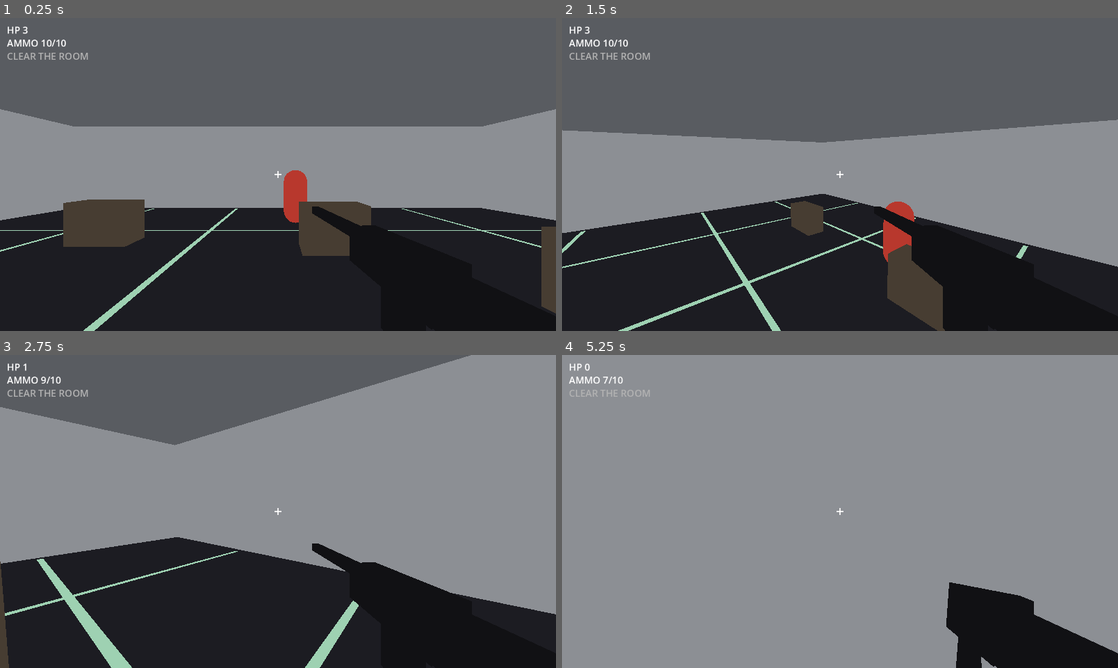
Above: before the commit, frames 1-4 (two rows, left to right).
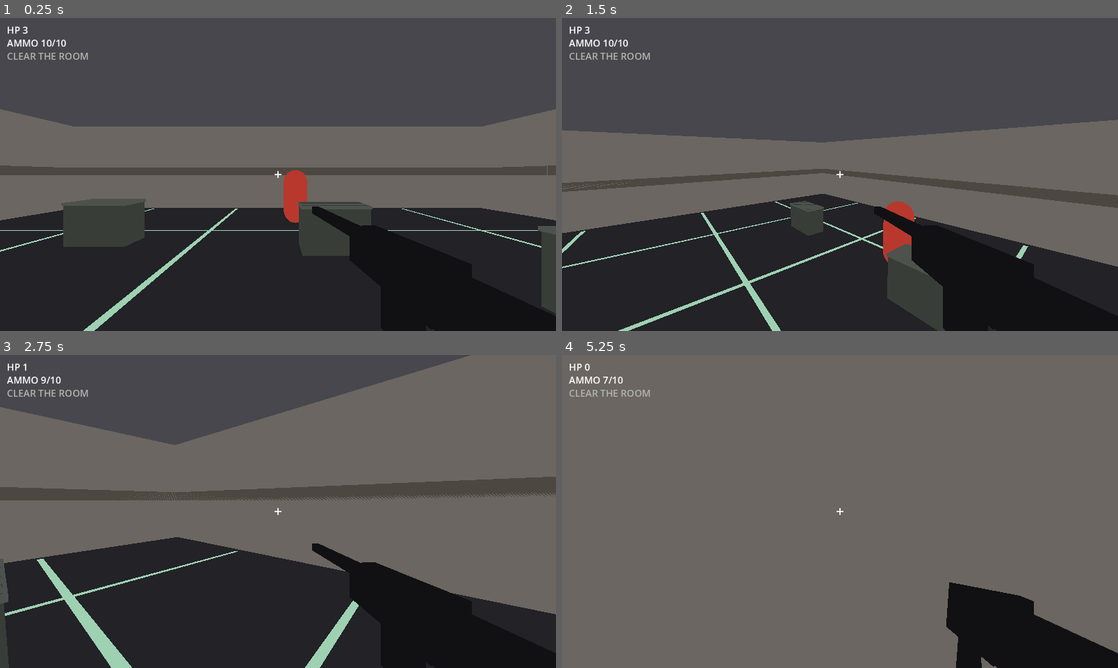
Above: after the commit, the same moments.

Repository: zachmofo/fps-studio
Game: Godot game, scene res://scenes/main.tscn
Two runs of this game, one before a commit and one after it. Both use one fixed random seed, a clock stepped at 60 frames per second and the inputs below.
Inputs (mouse positions are in pixels of both pictures, inside the frame that each line leads up to):
- Up to frame 1 (0.25 s): no input
- Up to frame 2 (1.5 s): move the mouse to (962, 158) at 0.52 s; press the mouse at (962, 158) at 0.53 s; hold D (move_right) 0.53-1.28 s; tap Space (jump) at 0.77 s; move the mouse to (812, 174) at 1.27 s; release the mouse at (812, 174) at 1.28 s; hold W (move_forward) from 1.28 s (still down); tap Shift (sprint) at 1.35 s
- Up to frame 3 (2.75 s): keep holding W (move_forward); tap Space (jump) at 1.52 s; move the mouse to (289, 505) at 2.02 s; press the mouse at (289, 505) at 2.03 s
- Up to frame 4 (5.25 s): keep holding W (move_forward); move the mouse to (834, 517) at 2.77 s; release the mouse at (834, 517) at 2.78 s; tap Shift (sprint) at 2.85, 4.35 s; tap Space (jump) at 3.02, 3.77, 4.52 s; move the mouse to (878, 514) at 3.52 s; press the mouse at (878, 514) at 3.53 s; move the mouse to (795, 508) at 4.27 s; release the mouse at (795, 508) at 4.28 s; move the mouse to (845, 511) at 5.02 s; press the mouse at (845, 511) at 5.03 s

The runs differ from the first frame. In frame 1, 27% of the frame differs, in the area x 0-100%, y 29-70%; in frame 2, 29%; in frame 3, 52%; in frame 4, 95%, in the area x 0-100%, y 0-100%.

Commit message:
I-11 materials: Pike concrete/metal lock, unlit only, same fight

Diff:
--- a/project.godot
+++ b/project.godot
@@ -11,7 +11,7 @@
 [application]
 
 config/name="Iron Saint"
-config/description="FPS Studio Iron Saint I-10: fluorescent killing floor."
+config/description="FPS Studio Iron Saint I-11: concrete room, metal crates."
 run/main_scene="res://scenes/main.tscn"
 config/features=PackedStringArray("4.3", "GL Compatibility")
 config/icon="res://icon.svg"
--- a/scenes/main.tscn
+++ b/scenes/main.tscn
@@ -8,12 +8,12 @@
 background_mode = 1
 background_color = Color(0.08, 0.08, 0.1, 1)
 ambient_light_source = 2
-ambient_light_color = Color(1, 1, 1, 1)
-ambient_light_energy = 1.0
+ambient_light_color = Color(0.85, 0.9, 0.88, 1)
+ambient_light_energy = 1.15
 
 [sub_resource type="StandardMaterial3D" id="Mat_floor"]
 shading_mode = 0
-albedo_color = Color(0.12, 0.12, 0.14, 1)
+albedo_color = Color(0.14, 0.14, 0.16, 1)
 
 [sub_resource type="BoxMesh" id="BoxMesh_floor"]
 material = SubResource("Mat_floor")
@@ -24,7 +24,7 @@
 
 [sub_resource type="StandardMaterial3D" id="Mat_wall"]
 shading_mode = 0
-albedo_color = Color(0.55, 0.56, 0.58, 1)
+albedo_color = Color(0.42, 0.40, 0.38, 1)
 
 [sub_resource type="BoxMesh" id="BoxMesh_wall_ns"]
 material = SubResource("Mat_wall")
@@ -40,9 +40,21 @@
 [sub_resource type="BoxShape3D" id="BoxShape3D_wall_ew"]
 size = Vector3(0.2, 4, 20)
 
+[sub_resource type="StandardMaterial3D" id="Mat_scuff"]
+shading_mode = 0
+albedo_color = Color(0.30, 0.28, 0.26, 1)
+
+[sub_resource type="BoxMesh" id="BoxMesh_scuff_ns"]
+material = SubResource("Mat_scuff")
+size = Vector3(20.0, 0.35, 0.04)
+
+[sub_resource type="BoxMesh" id="BoxMesh_scuff_ew"]
+material = SubResource("Mat_scuff")
+size = Vector3(0.04, 0.35, 20.0)
+
 [sub_resource type="StandardMaterial3D" id="Mat_ceiling"]
 shading_mode = 0
-albedo_color = Color(0.35, 0.36, 0.38, 1)
+albedo_color = Color(0.28, 0.28, 0.30, 1)
 
 [sub_resource type="BoxMesh" id="BoxMesh_ceiling"]
 material = SubResource("Mat_ceiling")
@@ -61,7 +73,7 @@
 
 [sub_resource type="StandardMaterial3D" id="Mat_cover"]
 shading_mode = 0
-albedo_color = Color(0.28, 0.24, 0.20, 1)
+albedo_color = Color(0.22, 0.24, 0.22, 1)
 
 [sub_resource type="BoxMesh" id="BoxMesh_cover"]
 material = SubResource("Mat_cover")
@@ -70,6 +82,14 @@
 [sub_resource type="BoxShape3D" id="BoxShape3D_cover"]
 size = Vector3(1.4, 1.0, 0.7)
 
+[sub_resource type="StandardMaterial3D" id="Mat_cover_edge"]
+shading_mode = 0
+albedo_color = Color(0.30, 0.32, 0.30, 1)
+
+[sub_resource type="BoxMesh" id="BoxMesh_cover_edge"]
+material = SubResource("Mat_cover_edge")
+size = Vector3(1.44, 0.06, 0.74)
+
 [sub_resource type="StandardMaterial3D" id="Mat_strip"]
 shading_mode = 0
 albedo_color = Color(0.62, 0.82, 0.70, 1)
@@ -146,6 +166,11 @@
 [node name="CollisionShape3D" type="CollisionShape3D" parent="WallNorth"]
 shape = SubResource("BoxShape3D_wall_ns")
 
+[node name="Scuff" type="MeshInstance3D" parent="WallNorth"]
+transform = Transform3D(1, 0, 0, 0, 1, 0, 0, 0, 1, 0, -0.2, 0.08)
+cast_shadow = 0
+mesh = SubResource("BoxMesh_scuff_ns")
+
 [node name="WallSouth" type="StaticBody3D" parent="."]
 transform = Transform3D(1, 0, 0, 0, 1, 0, 0, 0, 1, 0, 2, 10.1)
 
@@ -155,6 +180,11 @@
 [node name="CollisionShape3D" type="CollisionShape3D" parent="WallSouth"]
 shape = SubResource("BoxShape3D_wall_ns")
 
+[node name="Scuff" type="MeshInstance3D" parent="WallSouth"]
+transform = Transform3D(1, 0, 0, 0, 1, 0, 0, 0, 1, 0, -0.2, -0.08)
+cast_shadow = 0
+mesh = SubResource("BoxMesh_scuff_ns")
+
 [node name="WallWest" type="StaticBody3D" parent="."]
 transform = Transform3D(1, 0, 0, 0, 1, 0, 0, 0, 1, -10.1, 2, 0)
 
@@ -164,6 +194,11 @@
 [node name="CollisionShape3D" type="CollisionShape3D" parent="WallWest"]
 shape = SubResource("BoxShape3D_wall_ew")
 
+[node name="Scuff" type="MeshInstance3D" parent="WallWest"]
+transform = Transform3D(1, 0, 0, 0, 1, 0, 0, 0, 1, 0.08, -0.2, 0)
+cast_shadow = 0
+mesh = SubResource("BoxMesh_scuff_ew")
+
 [node name="WallEast" type="StaticBody3D" parent="."]
 transform = Transform3D(1, 0, 0, 0, 1, 0, 0, 0, 1, 10.1, 2, 0)
 
@@ -172,6 +207,11 @@
 
 [node name="CollisionShape3D" type="CollisionShape3D" parent="WallEast"]
 shape = SubResource("BoxShape3D_wall_ew")
+
+[node name="Scuff" type="MeshInstance3D" parent="WallEast"]
+transform = Transform3D(1, 0, 0, 0, 1, 0, 0, 0, 1, -0.08, -0.2, 0)
+cast_shadow = 0
+mesh = SubResource("BoxMesh_scuff_ew")
 
 [node name="Ceiling" type="StaticBody3D" parent="."]
 transform = Transform3D(1, 0, 0, 0, 1, 0, 0, 0, 1, 0, 4.1, 0)
@@ -198,6 +238,11 @@
 [node name="MeshInstance3D" type="MeshInstance3D" parent="CoverPeek"]
 mesh = SubResource("BoxMesh_cover")
 
+[node name="Edge" type="MeshInstance3D" parent="CoverPeek"]
+transform = Transform3D(1, 0, 0, 0, 1, 0, 0, 0, 1, 0, 0.47, 0)
+cast_shadow = 0
+mesh = SubResource("BoxMesh_cover_edge")
+
 [node name="CollisionShape3D" type="CollisionShape3D" parent="CoverPeek"]
 shape = SubResource("BoxShape3D_cover")
 
@@ -207,6 +252,11 @@
 [node name="MeshInstance3D" type="MeshInstance3D" parent="CoverMid"]
 mesh = SubResource("BoxMesh_cover")
 
+[node name="Edge" type="MeshInstance3D" parent="CoverMid"]
+transform = Transform3D(1, 0, 0, 0, 1, 0, 0, 0, 1, 0, 0.47, 0)
+cast_shadow = 0
+mesh = SubResource("BoxMesh_cover_edge")
+
 [node name="CollisionShape3D" type="CollisionShape3D" parent="CoverMid"]
 shape = SubResource("BoxShape3D_cover")
 
@@ -216,5 +266,10 @@
 [node name="MeshInstance3D" type="MeshInstance3D" parent="CoverLeft"]
 mesh = SubResource("BoxMesh_cover")
 
+[node name="Edge" type="MeshInstance3D" parent="CoverLeft"]
+transform = Transform3D(1, 0, 0, 0, 1, 0, 0, 0, 1, 0, 0.47, 0)
+cast_shadow = 0
+mesh = SubResource("BoxMesh_cover_edge")
+
 [node name="CollisionShape3D" type="CollisionShape3D" parent="CoverLeft"]
 shape = SubResource("BoxShape3D_cover")
Not shown: 1 places in scenes/main.tscn that only renumber resources
Not shown, changed: CHANGELOG.md
Not shown, changed: README.md
Not shown, changed: STUDIO.md
